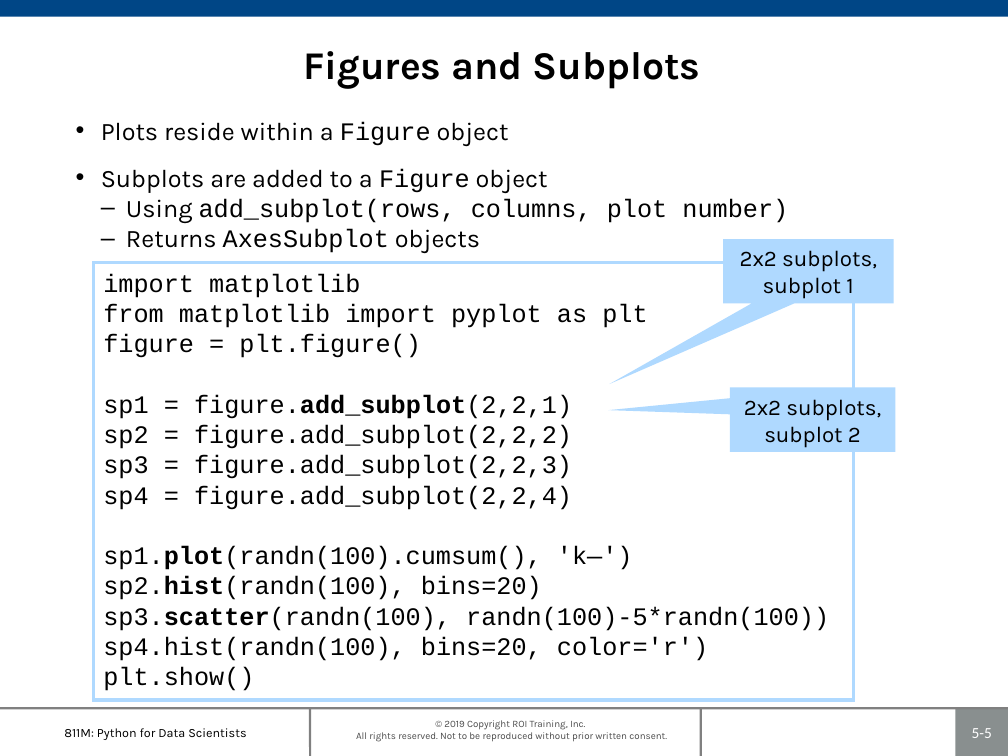
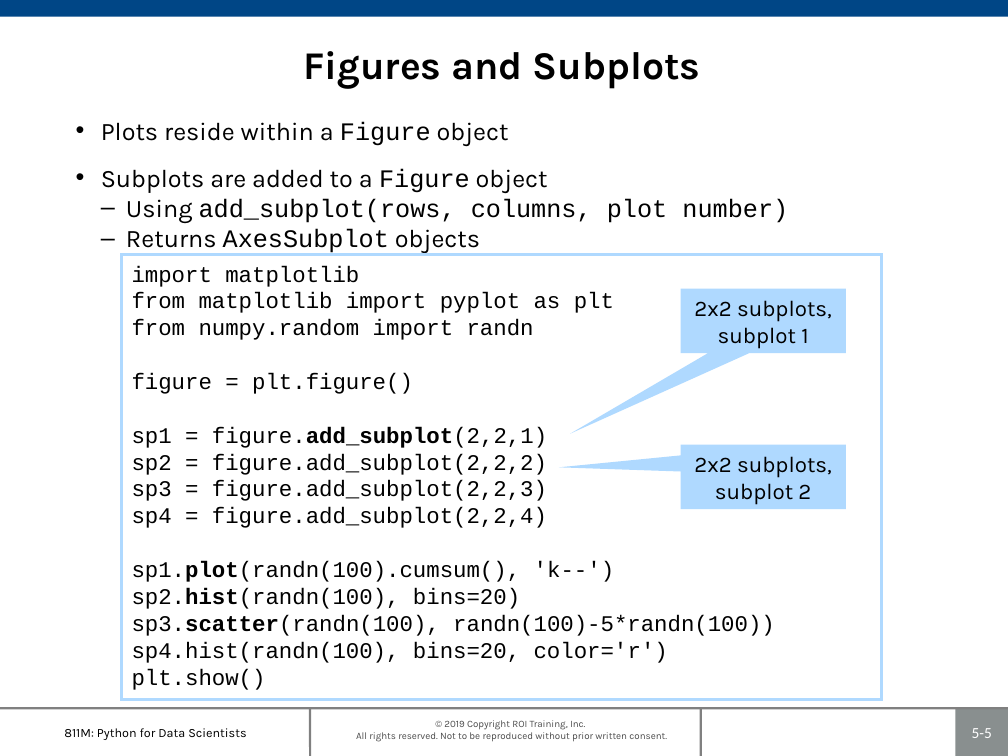
Before and after one commit to roitraining/PythonML, a slide deck: slide 5 of 811M-Ch05_PlottingAndVisualization.pptx. Drawn at 1008x756 pixels with LibreOffice and Linux fonts; fonts in the diff are those of the drawing; background and template pictures are left out. Boxes give left, top, right and bottom in pixels: in the first picture for what was removed or moved away, otherwise in the second. Text is boxed around its words. In the diff, an @@ line names an element or a change of style, - is before the commit and + after.

```diff
--- a/811M-Ch05_PlottingAndVisualization.pptx
+++ b/811M-Ch05_PlottingAndVisualization.pptx
@@ rectangle "import matplotlib": place and size @@
-rectangle "import matplotlib" at (94,262,854,700)
+rectangle "import matplotlib" at (122,255,882,700)
@@ text in rectangle at (132,265,775,690): size 18 to 16 pt in "import matplotlib", "from matplotlib import pyplot as plt", "figure = plt.figure()", "sp1 = figure.add_subplot(2,2,1)" and 7 more places @@
@@ speech box "2x2 subplots, subplot 1": place and size @@
-speech box "2x2 subplots, subplot 1" at (723,239,893,303)
+speech box "2x2 subplots, subplot 1" at (680,288,846,353)
@@ text in rectangle at (132,319,534,340): paragraph added @@
+from numpy.random import randn
@@ speech box "2x2 subplots, subplot 2": place and size @@
-speech box "2x2 subplots, subplot 2" at (730,387,895,452)
+speech box "2x2 subplots, subplot 2" at (680,445,846,509)
@@ text in rectangle at (132,561,615,582): text changed; size 18 to 16 pt @@
-sp1.plot(randn(100).cumsum(), 'k—')
+sp1.plot(randn(100).cumsum(), 'k--')
```
Also in this commit, not shown: 5 other slides changed, 14 slides added, 7 other files.
